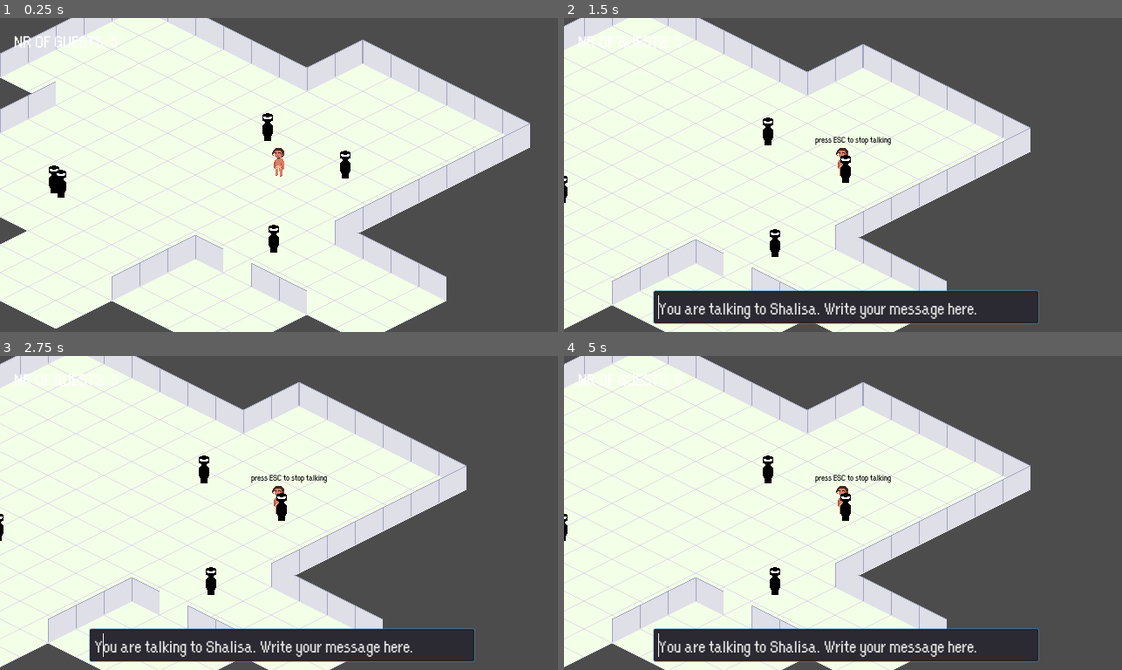
Above: before the commit, frames 1-4 (two rows, left to right).
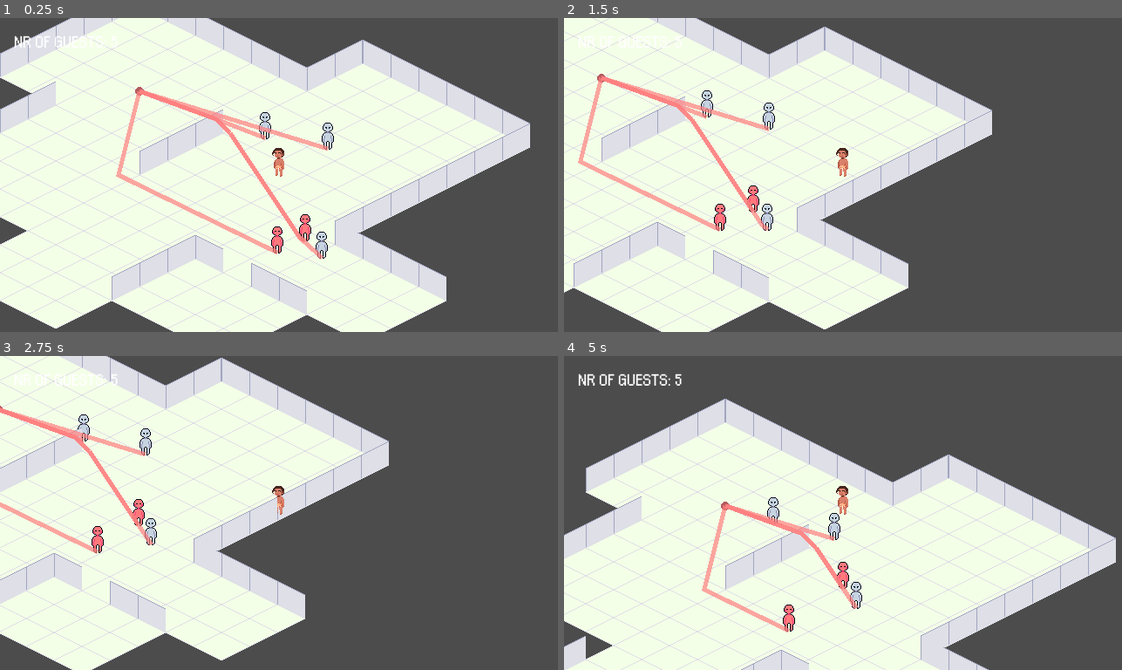
Above: after the commit, the same moments.

Repository: Boffl/language-game-prototype
Game: Godot game, scene res://Party.tscn
Same seed, same stepped clock (60 frames per second), same inputs: the game is played once before the commit and once after it.
Inputs:
- Up to frame 1 (0.25 s): no input
- Up to frame 2 (1.5 s): tap Enter (ui_accept) at 0.5, 0.6, 0.77, 1.07, 1.35 s; hold Right (ui_right) 0.53-1.28 s; hold Down (ui_down) from 1.28 s (still down)
- Up to frame 3 (2.75 s): tap Enter (ui_accept) at 1.52, 1.82, 2.1 s; release Down (ui_down) at 2.03 s; hold Right (ui_right) from 2.03 s (still down)
- Up to frame 4 (5 s): release Right (ui_right) at 2.78 s; hold Up (ui_up) 2.78-3.53 s; tap Enter (ui_accept) at 2.85, 3.02, 3.32, 3.6, 3.77, 4.07, 4.35, 4.52, 4.82 s; hold Left (ui_left) from 3.53 s (still down)

The runs differ from the first frame. In frame 1, 3.8% of the frame differs, in the area x 8-63%, y 21-77%; in frame 2, 31%; in frame 3, 37%; in frame 4, 54%, in the area x 0-99%, y 0-100%.

Commit message:
added random sprite selection to PlayerGuest, added basic Pathfinding, made it so chatbox is auto-selected and default text transparent/not actual text, changed some other stuff I can't remember

Diff:
--- a/ChatBox/ChatBox.gd
+++ b/ChatBox/ChatBox.gd
@@ -40,21 +40,18 @@
 		if event.pressed and event.scancode == KEY_ESCAPE:
 			inputField.release_focus()
 
+
 func add_message(username, text, color):
-	chatLog.bbcode_text += '\n' # new line
+	chatLog.append_bbcode('\n')
 	# change the color, so the bot and the player get their own color
 	# the bbcode field is some sort of rich text format where [color=xyz]text, bla bla[/color] changes the color
 	# as of now all bots have the same text color, in the future we could change this
-	chatLog.bbcode_text += '[color=' + color + ']'  + username + ': '
-	chatLog.bbcode_text +=  text
-	chatLog.bbcode_text += '[/color]'
+	chatLog.append_bbcode('[color=' + color + ']'  + username + ': ' + text + '[/color]' )
 
 
 func text_entered(text):
-
-	# don't let the user send the empty string, or the initial message...
-	if text != '' and not text.ends_with("Write your message here."):
-
+	# don't let the user send the empty string
+	if text != '':
 		username = players['player']['name']
 		color = players['player']['color']
 		add_message(username, text, color) # add message to the chatlog
@@ -64,7 +61,7 @@
 		username = partyGuest.guest_name
 		color = players['bot']['color']
 
-		# TODO: implement prompt design for party guests
+		# TODO: implement prompt design for party guests > maybe in new function that can be called here?
 		# personality of the bot = partyGuest.personality_prompt
 		prompt = background_info + "\n"
 		prompt += "You are talking to " + username
@@ -83,8 +80,9 @@
 
 func _ready():
 	partyGuest = get_parent().get_parent().get_parent()
-	inputField.text = "You are talking to " + partyGuest.guest_name + ". Write your message here."
+	inputField.placeholder_text = "You are talking to " + partyGuest.guest_name + ". Write your message here."
 	inputField.connect("text_entered", self, "text_entered")
+
 	# $HTTPRequest.connect("request_completed", self, "_on_HTTPRequest_request_completed")
 
 
--- a/Party.tscn
+++ b/Party.tscn
@@ -9,6 +9,7 @@
 [ext_resource path="res://Objects/WallLeft.tscn" type="PackedScene" id=7]
 [ext_resource path="res://Objects/WallRight.tscn" type="PackedScene" id=8]
 [ext_resource path="res://Assets/Fonts/orange-kid.regular.otf" type="DynamicFontData" id=9]
+[ext_resource path="res://Assets/beacon.png" type="Texture" id=10]
 [ext_resource path="res://Party.gd" type="Script" id=11]
 
 [sub_resource type="TileSet" id=2]
@@ -85,10 +86,18 @@
 3/shapes = [  ]
 3/z_index = 0
 
+[sub_resource type="CircleShape2D" id=6]
+radius = 8.0
+
 [sub_resource type="Curve2D" id=4]
 _data = {
-"points": PoolVector2Array( 0, 0, 0, 0, 192, 112, 0, 0, 0, 0, 280, 56, 0, 0, 0, 0, 384, 96, 0, 0, 0, 0, 440,  …(268 unchanged characters)…
+"points": PoolVector2Array( 0, 0, 0, 0, 192, 112, 0, 0, 0, 0, 360, 24, 0, 0, 0, 0, 384, 96, 0, 0, 0, 0, 440,  …(268 unchanged characters)…
 }
+
+[sub_resource type="NavigationPolygon" id=7]
+vertices = PoolVector2Array( 664, 88, 456, 192, 368, 80, 448, 40, 152, 192, 16, 128, 176, 48, 240, 128, 448, 200, 584, 272, 512, 304, 384, 240, 112, 16, 264, -56, 352, 64, 376, 264, 352, 328, 248, 272, 320, 240, 352, 248, 328, 208, 168, 288, 64, 240, 256, 136, 424, 288, 368, 232, 512, 8 )
+polygons = [ PoolIntArray( 0, 1, 2, 3 ), PoolIntArray( 4, 5, 6, 7 ), PoolIntArray( 8, 9, 10, 11 ), PoolIntArray( 6, 12, 13, 3, 14 ), PoolIntArray( 15, 16, 17, 18, 19 ), PoolIntArray( 2, 20, 21, 22, 4, 23 ), PoolIntArray( 15, 24, 16 ), PoolIntArray( 11, 15, 19, 25 ), PoolIntArray( 2, 1, 8, 11, 25, 20 ), PoolIntArray( 3, 26, 0 ), PoolIntArray( 3, 2, 14 ), PoolIntArray( 6, 14, 7 ), PoolIntArray( 4, 7, 23 ), PoolIntArray( 2, 23, 2 ) ]
+outlines = [ PoolVector2Array( 112, 16, 264, -56, 448, 40, 512, 8, 664, 88, 456, 192, 448, 200, 584, 272, 512, 304, 384, 240, 376, 264, 424, 288, 352, 328, 248, 272, 320, 240, 352, 248, 368, 232, 328, 208, 168, 288, 64, 240, 152, 192, 16, 128, 176, 48 ), PoolVector2Array( 368, 80, 256, 136, 240, 128, 352, 64, 368, 80 ) ]
 
 [sub_resource type="DynamicFont" id=5]
 size = 22
@@ -171,12 +180,55 @@
 [node name="Wall13" parent="YSort/InternalWalls" instance=ExtResource( 7 )]
 position = Vector2( 496, 192 )
 
+[node name="Wall17" parent="YSort/InternalWalls" instance=ExtResource( 7 )]
+position = Vector2( 336, 80 )
+
+[node name="Wall16" parent="YSort/InternalWalls" instance=ExtResource( 7 )]
+position = Vector2( 304, 96 )
+
+[node name="Wall14" parent="YSort/InternalWalls" instance=ExtResource( 7 )]
+position = Vector2( 272, 112 )
+
+[node name="Furniture" type="YSort" parent="YSort"]
+
+[node name="TestBeacon" type="KinematicBody2D" parent="YSort/Furniture"]
+position = Vector2( 256, 32 )
+__meta__ = {
+"_edit_group_": true
+}
+
+[node name="Sprite" type="Sprite" parent="YSort/Furniture/TestBeacon"]
+texture = ExtResource( 10 )
+
+[node name="CollisionShape2D" type="CollisionShape2D" parent="YSort/Furniture/TestBeacon"]
+scale = Vector2( 0.5, 0.5 )
+shape = SubResource( 6 )
+
+[node name="TestBeacon2" type="KinematicBody2D" parent="YSort/Furniture"]
+position = Vector2( 256, 32 )
+__meta__ = {
+"_edit_group_": true
+}
+
+[node name="Sprite" type="Sprite" parent="YSort/Furniture/TestBeacon2"]
+texture = ExtResource( 10 )
+
+[node name="CollisionShape2D" type="CollisionShape2D" parent="YSort/Furniture/TestBeacon2"]
+scale = Vector2( 0.5, 0.5 )
+shape = SubResource( 6 )
+
 [node name="BotPath" type="Path2D" parent="YSort"]
 curve = SubResource( 4 )
 
 [node name="BotSpawnLocation" type="PathFollow2D" parent="YSort/BotPath"]
 position = Vector2( 192, 112 )
-rotation = -0.566726
+rotation = -0.482513
+
+[node name="Navigation2D" type="Navigation2D" parent="."]
+
+[node name="PartyGuestMovement" type="NavigationPolygonInstance" parent="Navigation2D"]
+position = Vector2( -8, 0 )
+navpoly = SubResource( 7 )
 
 [node name="Camera" type="Camera2D" parent="."]
 position = Vector2( 416, 128 )
--- a/PartyGuest/PartyGuest.gd
+++ b/PartyGuest/PartyGuest.gd
@@ -1,11 +1,14 @@
 extends KinematicBody2D
 
 
+""" Preloading Sprites"""
+
+var partyguest_sprites = [preload("res://Assets/PartyGuest/PartyGuest1.png"),
+							preload("res://Assets/PartyGuest/PartyGuest2.png"),
+							preload("res://Assets/PartyGuest/PartyGuest3.png")]
 
 
 
-
-# Declare member variables here. Examples:
 
 # Values are filled individually in in the initialization
 onready var chatBox = get_node("PartyGuestArea/CanvasLayer/ChatBox")
@@ -17,6 +20,15 @@
 # movement is not yet implemented, but just to be consistent with the Player script
 var can_move = true
 
+var velocity
+var reaction_time = 100
+var max_speed = 20
+
+var path =  []
+var target_coordinates = ''
+var target_object = "box"
+
+onready var LinePath = Line2D.new()
 
 var guest_name # using just 'name' is not good, since it already an attribute in the namespace of the parent class
 var present # True
@@ -42,6 +54,65 @@
 
 func _ready():
 	get_node("PartyGuestArea/CanvasLayer").remove_child(chatBox)
+
+	# pick a random texture for the PartyGuest
+	get_node("Sprite").set_texture(partyguest_sprites[randi() % len(partyguest_sprites)])
+
+	# spawn in path for PartyGuest
+	get_parent().get_parent().add_child(LinePath)
+	LinePath.set_default_color(Color(1, 0.5, 0.5, 0.7))
+	LinePath.set_width(5)
+
+
+func _physics_process(_delta):
+
+	# MOVEMENT
+	if can_move and target_object != "":
+		target_coordinates = get_parent().get_node("Furniture/TestBeacon").position
+		move_to(_delta, target_coordinates)
+
+
+	# UPDATING STATS
+	hunger += 0.00001
+	thirst += 0.00001
+	intoxication -= 0.00001
+	tiredness += 0.000001
+
+
+func set_path(target_object):
+	pass
+
+
+func move_to(delta, target_coordinates):
+	""" Pathfinding + Movement for the PartyGuests """
+
+	# not finished yet :0
+	path = get_parent().get_parent().get_node("Navigation2D").get_simple_path(self.position, target_coordinates)
+	LinePath.points = path
+
+
+	var distance_to_walk = max_speed * delta
+	# Move the player along the path until he has run out of movement or the path ends.
+
+	while distance_to_walk > 0 and path.size() > 0:
+		var distance_to_next_point = position.distance_to(path[0])
+		if distance_to_walk <= distance_to_next_point:
+			# The player does not have enough movement left to get to the next point.
+			position += position.direction_to(path[0]) * distance_to_walk
+		else:
+			# The player get to the next point
+			position = path[0]
+			path.remove(0)
+		# Update the distance to walk
+		distance_to_walk -= distance_to_next_point
+
+
+
+	#velocity = target_coordinates - self.position
+	#move_and_slide(velocity * delta * max_speed)
+
+
+
 
 
 func do_somethin():
@@ -78,15 +149,11 @@
 	aggression = rng.randf_range(0,1)
 	like_other_agent # {} #TODO
 
-func _physics_process(_delta):
-	hunger += 0.00001
-	thirst += 0.00001
-	intoxication -= 0.00001
-	tiredness += 0.000001
 
 
 func start_conversation():
 	get_node("PartyGuestArea/CanvasLayer").add_child(chatBox)
+	get_node("PartyGuestArea/CanvasLayer/ChatBox/VBoxContainer/HBoxContainer/LineEdit").grab_focus() # makes it possible to start typing immediately
 
 
 func end_conversation():
--- a/PartyGuest/PartyGuest.tscn
+++ b/PartyGuest/PartyGuest.tscn
@@ -1,11 +1,12 @@
 [gd_scene load_steps=6 format=2]
 
 [ext_resource path="res://PartyGuest/PartyGuest.gd" type="Script" id=1]
-[ext_resource path="res://Assets/People/Guest.png" type="Texture" id=2]
+[ext_resource path="res://Assets/PartyGuest/PartyGuest2.png" type="Texture" id=2]
 [ext_resource path="res://PartyGuest/PartyGuestArea.gd" type="Script" id=3]
 [ext_resource path="res://ChatBox/ChatBox.tscn" type="PackedScene" id=4]
 
 [sub_resource type="CapsuleShape2D" id=1]
+radius = 3.99999
 height = 12.0
 
 [node name="PartyGuest" type="KinematicBody2D"]
@@ -25,6 +26,7 @@
 
 [node name="InteractionArea" type="CollisionShape2D" parent="PartyGuestArea"]
 rotation = 1.5708
+scale = Vector2( 3, 2 )
 shape = SubResource( 1 )
 
 [node name="CanvasLayer" type="CanvasLayer" parent="PartyGuestArea"]
@@ -35,3 +37,5 @@
 margin_top = 53.0
 margin_right = 169.4
 margin_bottom = 97.2
+
+[node name="Path" type="Line2D" parent="."]
Renamed: Assets/People/Guest.png -> Assets/PartyGuest/Guest.png
Not shown, added: Assets/PartyGuest/Guest.png.import
Binary file added: Assets/PartyGuest/PartyGuest1.png
Not shown, added: Assets/PartyGuest/PartyGuest1.png.import
Binary file added: Assets/PartyGuest/PartyGuest2.png
Not shown, changed: Assets/PartyGuest/PartyGuest2.png.import
Binary file added: Assets/PartyGuest/PartyGuest3.png
Not shown, added: Assets/PartyGuest/PartyGuest3.png.import
Binary file added: Assets/beacon.png
Not shown, added: Assets/beacon.png.import
Not shown: 1 places in Party.tscn that only renumber resources
